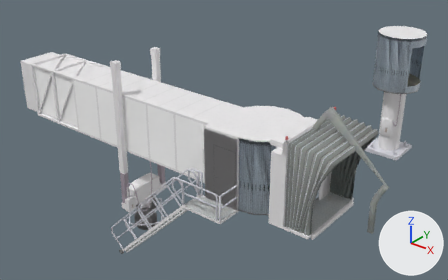
One commit to the Blender file Jetways/AutoGate-straight.blend: the scene before it, then after it.
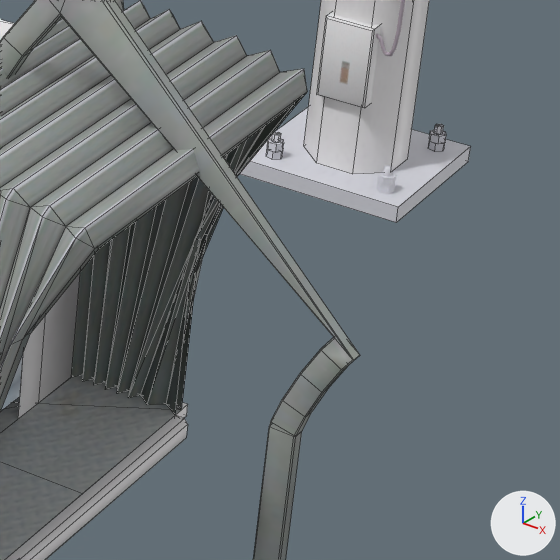
There are two pictures of each version: one whole from a 50 mm camera at (1.6, -16.9, 16.0) aimed at (-15.6, 4.7, 2.6), one close up on the part from 70% to 96% of the width and 41% to 82% of the height. Every picture has the same lights, and +X, +Y and +Z are marked at lower right. The close-ups show mesh edges as thin lines.

Script lines for the objects in view, before the commit:
```python
me_cube_008 = bpy.data.meshes.new('Cube.008')
me_cube_008.from_pydata(...)  # 12 vertices, 9 faces; spans x -0.3..0.3, y -0.1..0.1, z -0.5..0.5
me_cube_008.polygons.foreach_set('use_smooth', [True] * 9)
me_cube_008.materials.append(mat_autogate2_dds)  # picture img_autogate2_dds
me_cube_019 = bpy.data.meshes.new('Cube.019')
me_cube_019.from_pydata(...)  # 96 vertices, 106 faces; spans x -1.0..0.7, y -1.6..1.6, z 0.0..3.2
me_cube_019.polygons.foreach_set('use_smooth', [True] * 106)
me_cube_019.materials.append(mat_autogate2_dds)  # picture img_autogate2_dds
me_tube = bpy.data.meshes.new('Tube')
me_tube.from_pydata(...)  # 24 vertices, 13 faces; spans x -1.41..1.41, y -1.41..1.41, z -0.1..3.8
me_tube.materials.append(mat_autogate2_dds)  # picture img_autogate2_dds
# before: 0 (0.0, 1.41, -0.1) at pixel (468, 161), 1 (1.41, 0.0, -0.1) at pixel (396, 222), 2 (0.0, -1.41, -0.1), 3 (-1.41, 0.0, -0.1)
ob_box = bpy.data.objects.new('Box', me_cube_008)
ob_box.parent = ob_rotundasupport
ob_box.matrix_parent_inverse = Matrix(((0.707, -0.707, 0.0, 23.33), (0.707, 0.707, 0.0, 9.192), (0.0, 0.0, 1.0, 0.0), (0.0, 0.0, 0.0, 1.0)))
ob_box.location = (-23.0, 9.45, 1.5)
_m = ob_box.modifiers.new('EdgeSplit', 'EDGE_SPLIT')
_m.split_angle = 0.873
ob_hood_003 = bpy.data.objects.new('Hood.003', me_cube_019)
ob_hood_003.location = (-7.0, 0.0, 4.0)
_m = ob_hood_003.modifiers.new('EdgeSplit', 'EDGE_SPLIT')
_m.split_angle = 1.222
ob_rotundasupport = bpy.data.objects.new('RotundaSupport', me_tube)
ob_rotundasupport.location = (-11.0, 14.0, 0.0)
ob_rotundasupport.rotation_euler = (0.0, 0.0, -0.785)  # degrees (0, 0, -45)
# also in view: 'Seal' at (-6.8, -0.1, 6.1); 'Canopy.001' at (-7.9, 0.0, 5.5); 'HoodInner.003' at (-7.2, 0.0, 5.6)
```
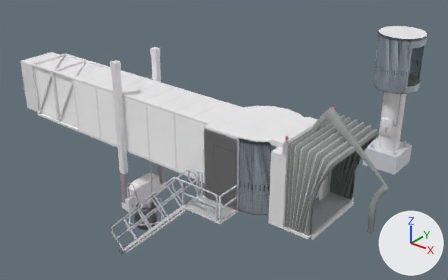
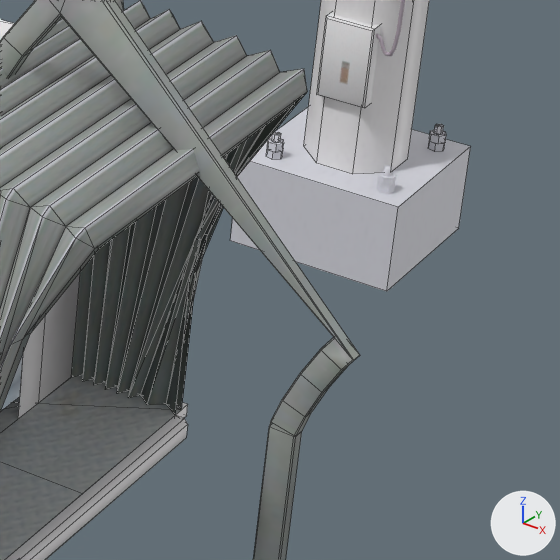
Patch to the scene script:
```diff
--- a/Jetways/AutoGate-straight.blend.py
+++ b/Jetways/AutoGate-straight.blend.py
@@ me_tube @@
 me_tube.from_pydata(...)  # 24 vertices, 13 faces; spans x -1.41..1.41, y -1.41..1.41, z -0.1..3.8
 # used by ob_rotundasupport; location = (-11.0, 14.0, 0.0); rotation_euler = (0.0, 0.0, -0.785), in degrees (0, 0, -45)
+# me_tube part 1
+for i in [*range(0, 4)]: me_tube.vertices[i].co += Vector((0.0, 0.0, -0.9))
 me_tube.materials.append(mat_autogate2_dds)
```

Boxes (x1, y1, x2, y2) around the edits, measured in the close-ups (560 x 560 px; the box of a moved part takes in the faces that stretch with it):
'RotundaSupport', reshaped: before (240, 0, 471, 222); after (230, 0, 471, 291)
part 1 of me_tube, moved or reshaped: before (240, 147, 470, 222); after (230, 147, 470, 291)
